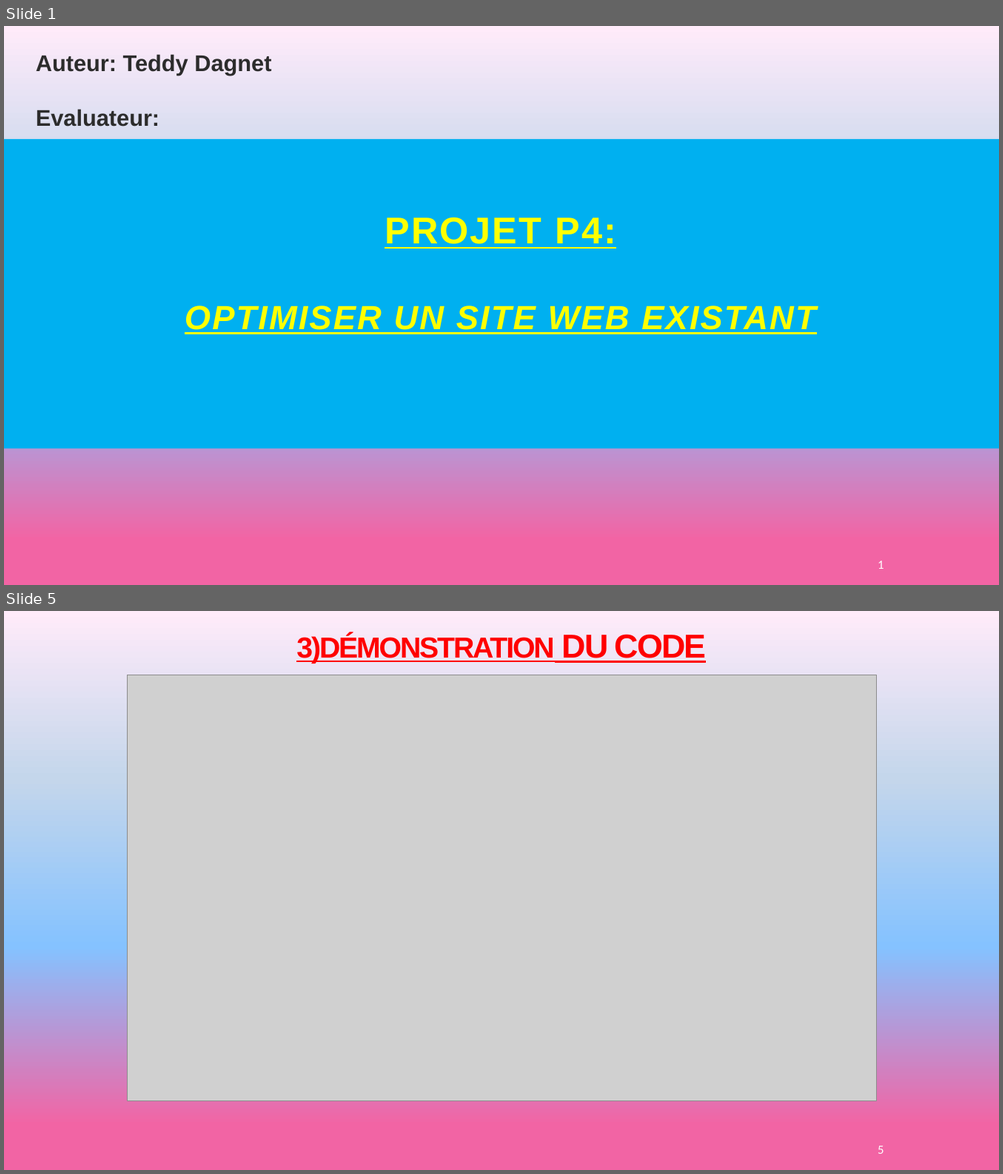
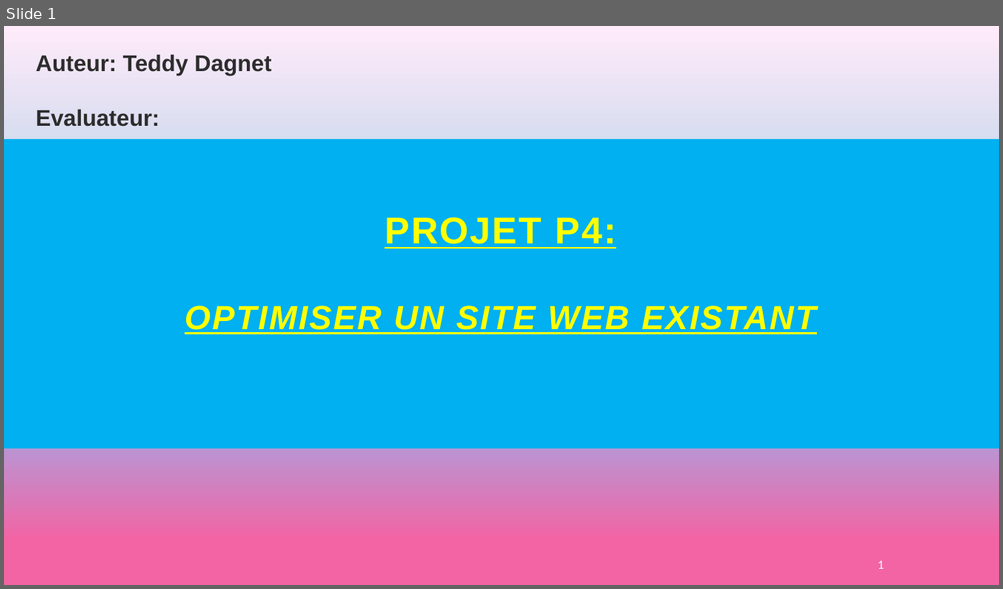
Before and after one commit to teddydagnet/projet-4, a slide deck: documents/audit/Présentation P4.pptx. Shown one above the other, each under a label of ours: slides 1 and 5 before the commit, slide 1 after it; the slides between them are not shown. The pictures are 1003x1174 and 1003x589 pixels, drawn with LibreOffice and Linux fonts; fonts in the diff are those of the drawing; grey boxes stand for pictures. Boxes give left, top, right and bottom in pixels: in the first picture for what was removed or moved away, otherwise in the second. Text is boxed around its words. In the diff, an @@ line names an element or a change of style, - is before the commit and + after.

```diff
--- a/documents/audit/Présentation P4.pptx
+++ b/documents/audit/Présentation P4.pptx
@@ slide 5 removed at (4,611,999,1170), background gradient #F264A4 to #85C2FF to #C4D6EB to #FFEBFA @@
@@ title removed at (296,634,706,664) @@
-3)DÉMONSTRATION DU CODE
@@ picture removed at (128,675,876,1101) @@
@@ page number removed at (877,1146,883,1154) @@
-5
```
Also in this commit, not shown: 6 slides changed, 7 slides added, 9 other slides removed, 10 other files.
